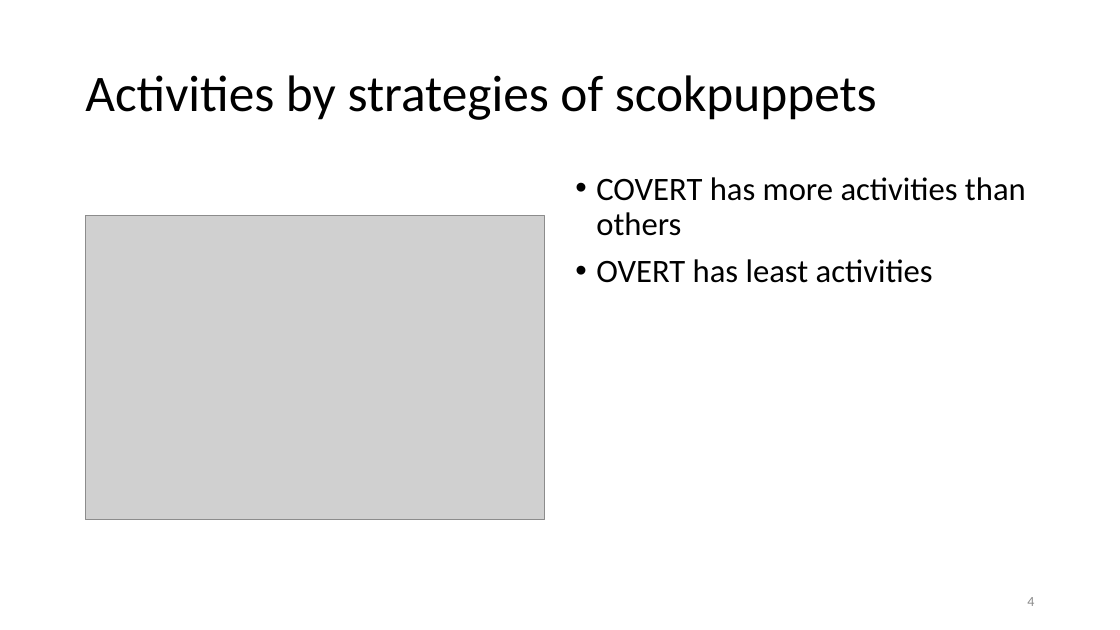
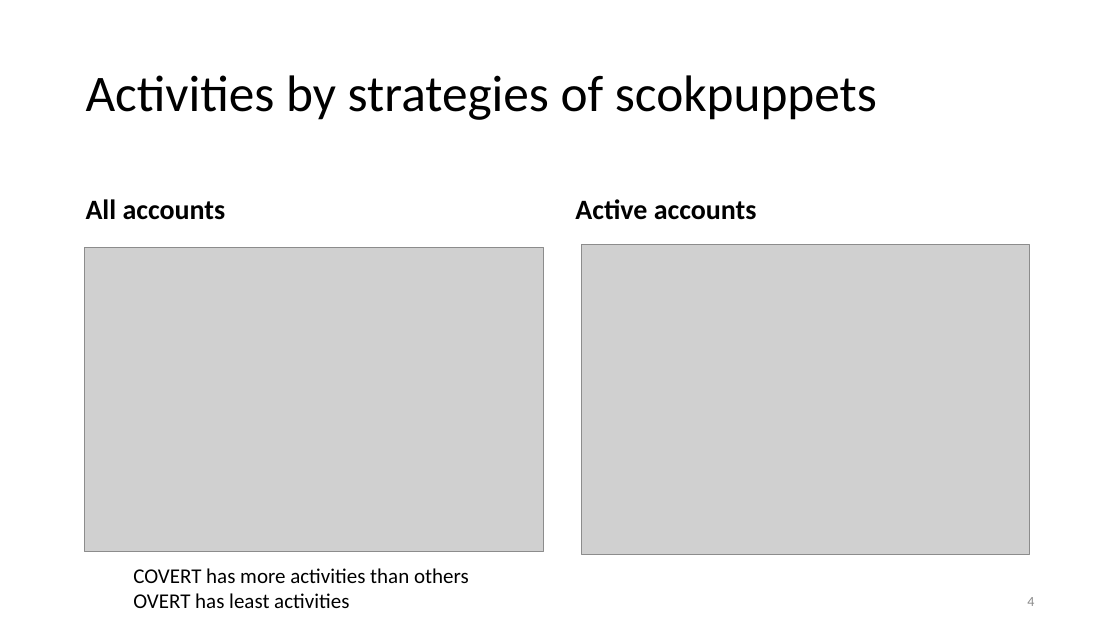
Before and after one commit to ruiliu310/dartpost-research, a slide deck: slide 4 of docs/dartpost.pptx. Drawn at 1120x630 pixels with LibreOffice and Linux fonts; fonts in the diff are those of the drawing; grey boxes stand for pictures. Boxes give left, top, right and bottom in pixels: in the first picture for what was removed or moved away, otherwise in the second. Text is boxed around its words. In the diff, an @@ line names an element or a change of style, - is before the commit and + after.

```diff
--- a/docs/dartpost.pptx
+++ b/docs/dartpost.pptx
@@ text added at <box>86,199,226,220</box>, 24 pt, text #000000, bold @@
+All accounts
@@ text added at <box>575,199,757,220</box>, 24 pt, text #000000, bold @@
+Active accounts
@@ picture: place and size @@
-picture at <box>85,215,544,519</box>
+picture at <box>84,247,544,551</box>
@@ picture added at <box>581,245,1029,554</box> @@
@@ text "COVERT has more activities than ...": place and size @@
-text "COVERT has more activities than ..." at <box>596,177,1026,283</box>
+text "COVERT has more activities than ..." at <box>133,568,469,608</box>
@@ text "COVERT has more activities than ..." at <box>133,568,469,608</box>: size 28 to 18 pt; bullet • to none; line spacing 0.9 to 1; less space between paragraphs @@
```
Also in this commit, not shown: 3 other slides changed, 7 slides added, 4 slides removed, 1 other file.
